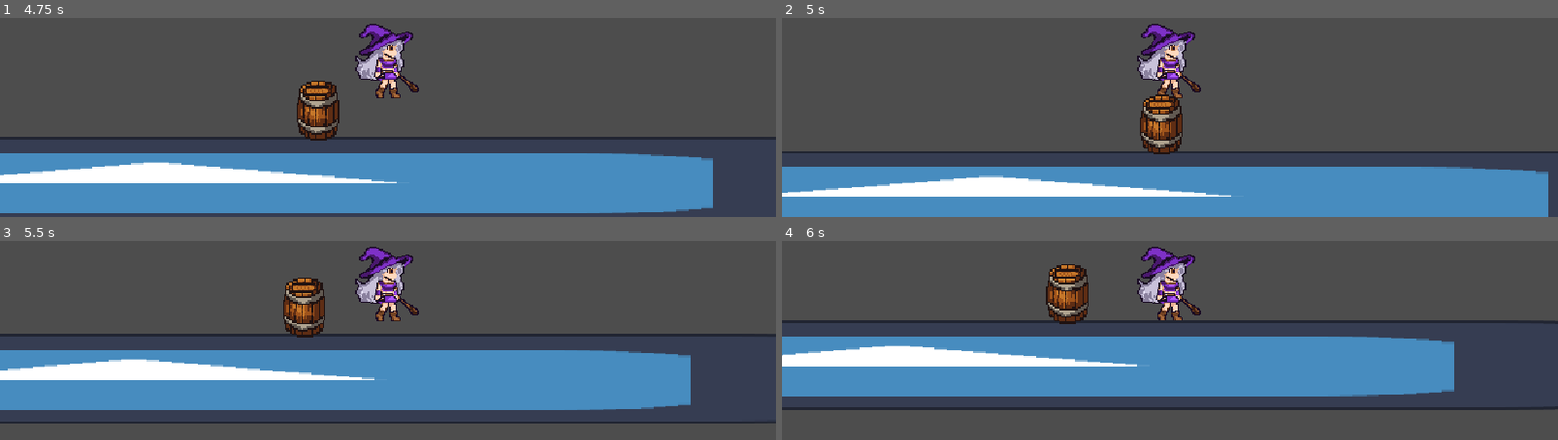
Above: before the commit, frames 1-4 (two rows, left to right).
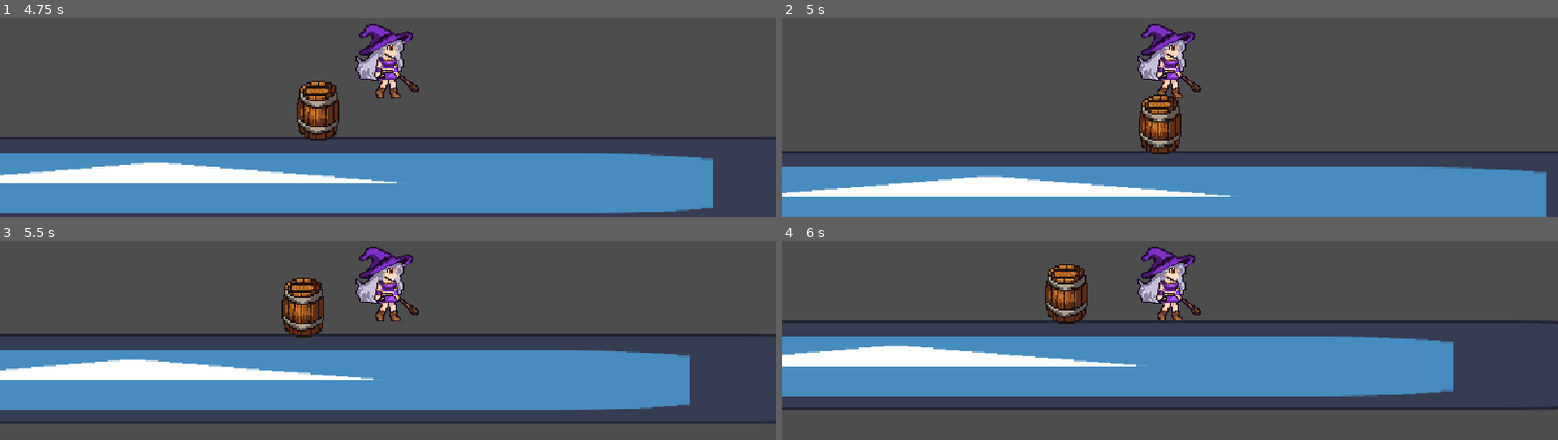
Above: after the commit, the same moments.

Repository: komura-athushi/The-Witch-s-Strange-Adventure
Game: Godot game, scene res://assets/levels/stages/Stage.tscn
The game is run twice, just before and just after one commit, with the same random seed, the same clock (stepped at 60 frames per second) and the same inputs. The engine's default icon, where the game draws it, is replaced by a stand-in: a white triangle on a blue panel in a dark square.
Inputs (mouse positions are in pixels of both pictures, inside the frame that each line leads up to):
- Up to frame 1 (4.75 s): tap Enter at 0.5 s; move the mouse to (outside the picture) at 0.52 s; hold D (move_right) 0.53-2.03 s; click (outside the picture) at 0.67 s; tap Space (jump) at 0.77, 1.52, 3.02, 3.77, 4.52 s; move the mouse to (outside the picture) at 1.27 s; move the mouse to (outside the picture) at 2.02 s; hold A (move_left) 2.03-2.78 s; move the mouse to (349, 81) at 2.77 s; hold D (move_right) 2.78-4.28 s; click (349, 81) at 2.92 s; move the mouse to (620, 59) at 3.52 s; move the mouse to (outside the picture) at 4.27 s; hold A (move_left) from 4.28 s (still down)
- Up to frame 2 (5 s): keep holding A (move_left)
- Up to frame 3 (5.5 s): move the mouse to (outside the picture) at 5.02 s; release A (move_left) at 5.03 s; hold D (move_right) from 5.03 s (still down); click (outside the picture) at 5.17 s
- Up to frame 4 (6 s): move the mouse to (outside the picture) at 5.77 s; release D (move_right) at 5.78 s; hold A (move_left) from 5.78 s (still down)

Frame 1 is identical in both runs. In frame 2, 0.8% of the frame differs, in the area x 0-99%, y 38-100%; in frame 3, 0.7%; in frame 4, 0.7%.

Commit message:
摩擦追加

Diff:
--- a/assets/characters/monos/PickupItem.gd
+++ b/assets/characters/monos/PickupItem.gd
@@ -9,6 +9,7 @@
 
 @export_flags_2d_physics var world_collision_mask: int = 1
 @export var throw_speed: float = 520.0
+@export var friction: float = 0.985
 
 @onready var clickable: Area2D = $Clickable
 
@@ -23,6 +24,7 @@
 func _physics_process(delta: float) -> void:
 	match state:
 		State.WORLD, State.THROWN:
+			velocity *= friction
 			velocity.y += _get_gravity_value() * delta
 			move_and_slide()
 			if state == State.THROWN and is_on_floor():
